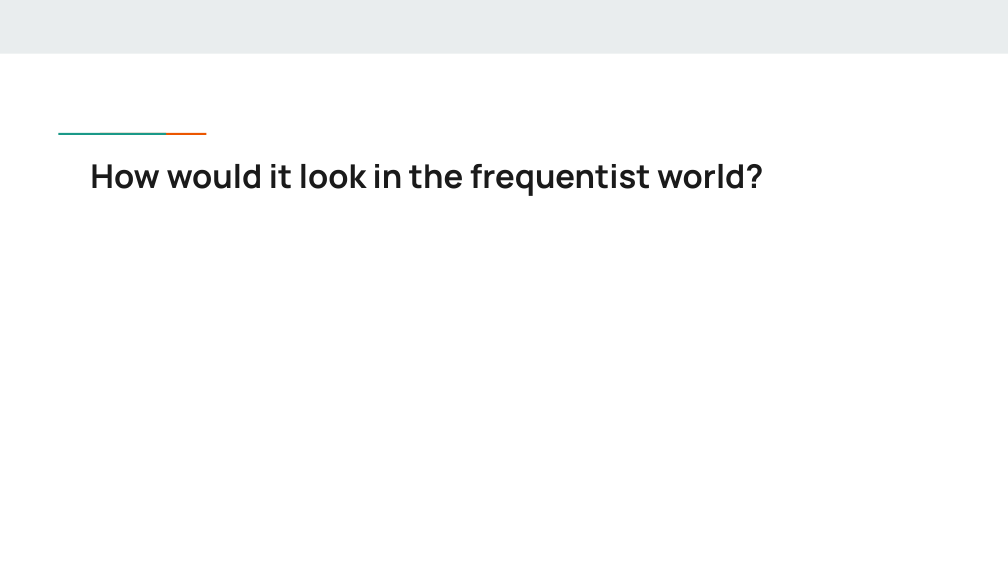
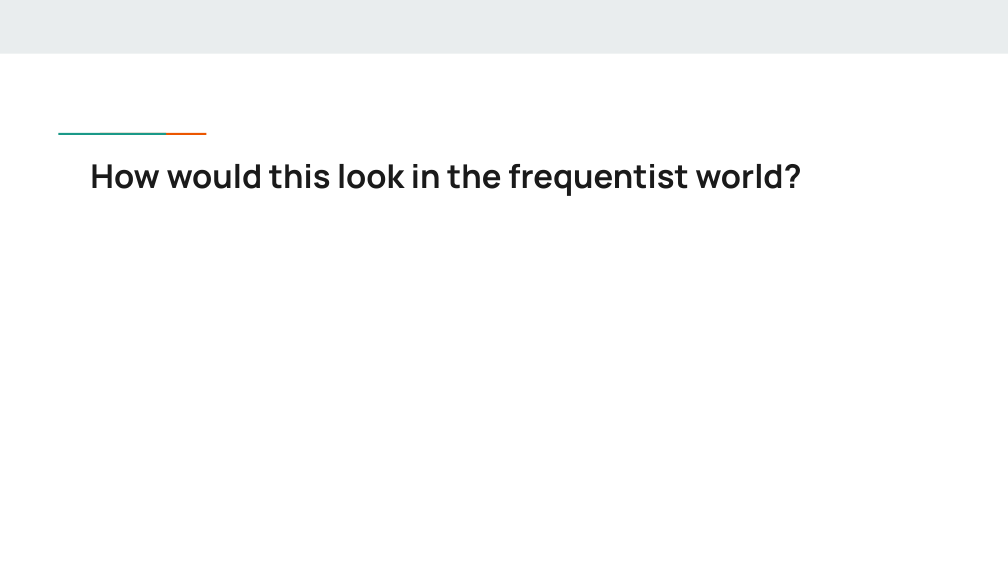
Before and after one commit to rikhuijzer/BayesianAssignment.jl, a slide deck: slide 19 of presentation/Bayesian assignment.pptx (slide 14 before the commit). Drawn at 1008x567 pixels with LibreOffice and Linux fonts; fonts in the diff are those of the drawing. Boxes give left, top, right and bottom in pixels: in the first picture for what was removed or moved away, otherwise in the second. Text is boxed around its words. In the diff, an @@ line names an element or a change of style, - is before the commit and + after.

Commit message:
Update presentation

```diff
--- a/presentation/Bayesian assignment.pptx
+++ b/presentation/Bayesian assignment.pptx
@@ title at [90, 164, 802, 196]: text changed @@
-How would it look in the frequentist world?
+How would this look in the frequentist world?
```
Also in this commit, not shown: 12 other slides changed, 14 slides added, 4 slides removed.
